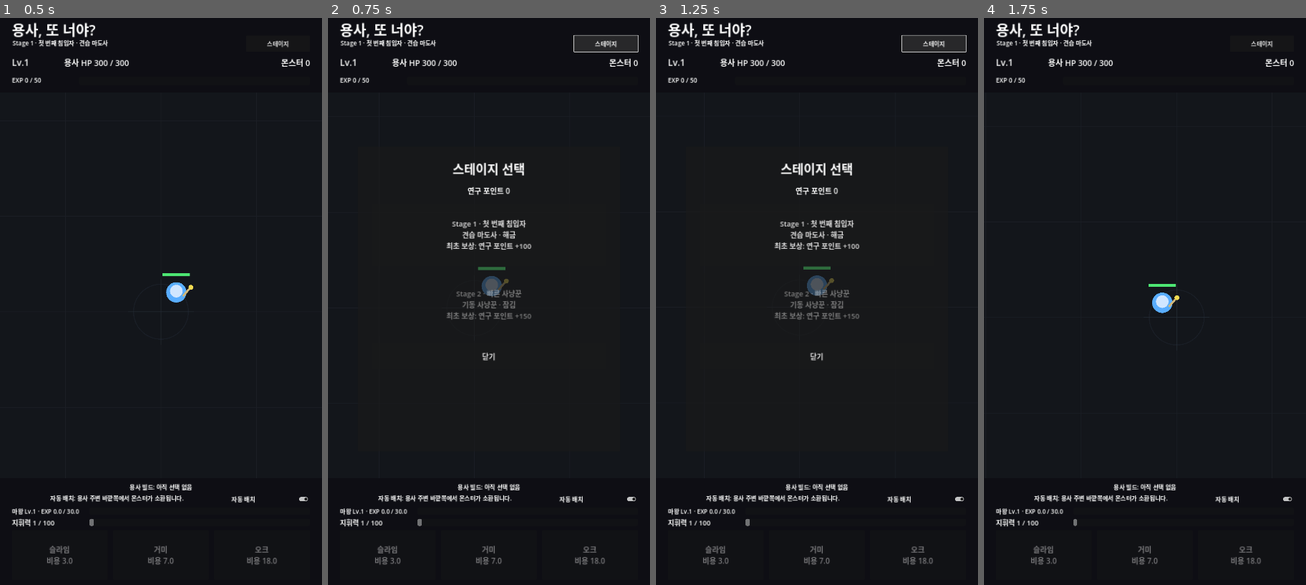
Above: before the commit, frames 1-4 (left to right).
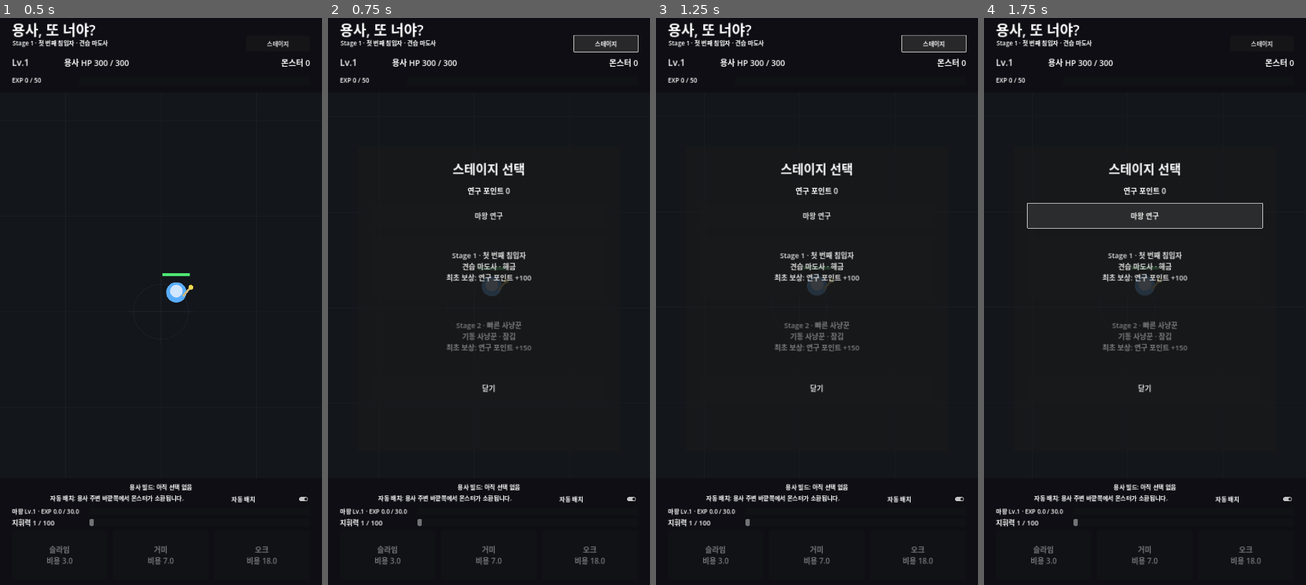
Above: after the commit, the same moments.

Repository: MinSung0732/Again-Hero-
Game: Godot game, scene res://src/main/Main.tscn
Same seed, same stepped clock (60 frames per second), same inputs: the game is played once before the commit and once after it.
Inputs (mouse positions are in pixels of both pictures, inside the frame that each line leads up to):
- Up to frame 1 (0.5 s): no input
- Up to frame 2 (0.75 s): click "스테이지" at 0.5 s
- Up to frame 3 (1.25 s): no input
- Up to frame 4 (1.75 s): click (1145, 216) at 1.25 s, where only the run after the commit has a clickable "마왕 연구"

Frame 1 is identical in both runs. In frame 2, 2.1% of the frame differs, in the area x 36-64%, y 34-66%; in frame 3, 2.1%; in frame 4, 2.2%, in the area x 13-87%, y 25-90%.

Commit message:
ui: add permanent research menu v1

Diff:
--- a/src/main/Main.tscn
+++ b/src/main/Main.tscn
@@ -263,6 +263,12 @@
 text = "연구 포인트 0"
 horizontal_alignment = 1
 
+[node name="ResearchButton" type="Button" parent="HUD/StageSelectPanel/Margin/VBox"]
+custom_minimum_size = Vector2(0, 82)
+layout_mode = 2
+theme_override_font_sizes/font_size = 24
+text = "마왕 연구"
+
 [node name="Stage1Button" type="Button" parent="HUD/StageSelectPanel/Margin/VBox"]
 custom_minimum_size = Vector2(0, 210)
 layout_mode = 2
@@ -280,6 +286,92 @@
 layout_mode = 2
 theme_override_font_sizes/font_size = 24
 text = "닫기"
+
+[node name="ResearchPanel" type="PanelContainer" parent="HUD"]
+visible = false
+anchors_preset = 8
+anchor_left = 0.5
+anchor_top = 0.5
+anchor_right = 0.5
+anchor_bottom = 0.5
+offset_left = -460.0
+offset_top = -650.0
+offset_right = 460.0
+offset_bottom = 650.0
+grow_horizontal = 2
+grow_vertical = 2
+
+[node name="Margin" type="MarginContainer" parent="HUD/ResearchPanel"]
+layout_mode = 2
+theme_override_constants/margin_left = 42
+theme_override_constants/margin_top = 38
+theme_override_constants/margin_right = 42
+theme_override_constants/margin_bottom = 38
+
+[node name="VBox" type="VBoxContainer" parent="HUD/ResearchPanel/Margin"]
+layout_mode = 2
+theme_override_constants/separation = 18
+
+[node name="Title" type="Label" parent="HUD/ResearchPanel/Margin/VBox"]
+layout_mode = 2
+theme_override_font_sizes/font_size = 40
+text = "마왕 연구"
+horizontal_alignment = 1
+
+[node name="Points" type="Label" parent="HUD/ResearchPanel/Margin/VBox"]
+layout_mode = 2
+theme_override_font_sizes/font_size = 25
+text = "연구 포인트 0"
+horizontal_alignment = 1
+
+[node name="Guide" type="Label" parent="HUD/ResearchPanel/Margin/VBox"]
+layout_mode = 2
+theme_override_font_sizes/font_size = 19
+text = "구매한 연구는 다음 Run부터 적용됩니다."
+horizontal_alignment = 1
+
+[node name="ManaReservoir" type="Button" parent="HUD/ResearchPanel/Margin/VBox"]
+custom_minimum_size = Vector2(0, 160)
+layout_mode = 2
+theme_override_font_sizes/font_size = 21
+text = "마력 저장고"
+
+[node name="ManaCycle" type="Button" parent="HUD/ResearchPanel/Margin/VBox"]
+custom_minimum_size = Vector2(0, 160)
+layout_mode = 2
+theme_override_font_sizes/font_size = 21
+text = "마력 순환"
+
+[node name="SlimeLogistics" type="Button" parent="HUD/ResearchPanel/Margin/VBox"]
+custom_minimum_size = Vector2(0, 160)
+layout_mode = 2
+theme_override_font_sizes/font_size = 21
+text = "슬라임 배양 최적화"
+
+[node name="TacticalNotebook" type="Button" parent="HUD/ResearchPanel/Margin/VBox"]
+custom_minimum_size = Vector2(0, 160)
+layout_mode = 2
+theme_override_font_sizes/font_size = 21
+text = "전술 기록 노트"
+
+[node name="RapidExperiment" type="Button" parent="HUD/ResearchPanel/Margin/VBox"]
+custom_minimum_size = Vector2(0, 160)
+layout_mode = 2
+theme_override_font_sizes/font_size = 21
+text = "고속 실험법"
+
+[node name="Status" type="Label" parent="HUD/ResearchPanel/Margin/VBox"]
+layout_mode = 2
+theme_override_font_sizes/font_size = 19
+text = "연구 항목을 선택하세요."
+horizontal_alignment = 1
+autowrap_mode = 2
+
+[node name="CloseButton" type="Button" parent="HUD/ResearchPanel/Margin/VBox"]
+custom_minimum_size = Vector2(0, 82)
+layout_mode = 2
+theme_override_font_sizes/font_size = 24
+text = "스테이지 메뉴로"
 
 [node name="DemonAugmentPanel" type="PanelContainer" parent="HUD"]
 visible = false
